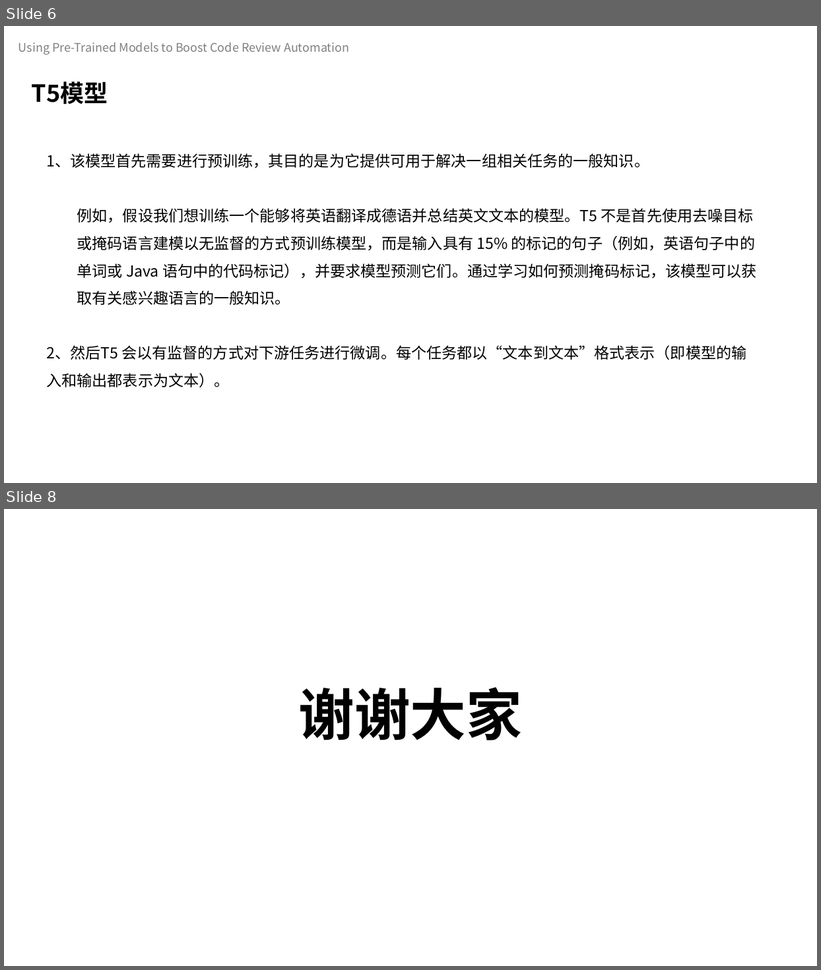
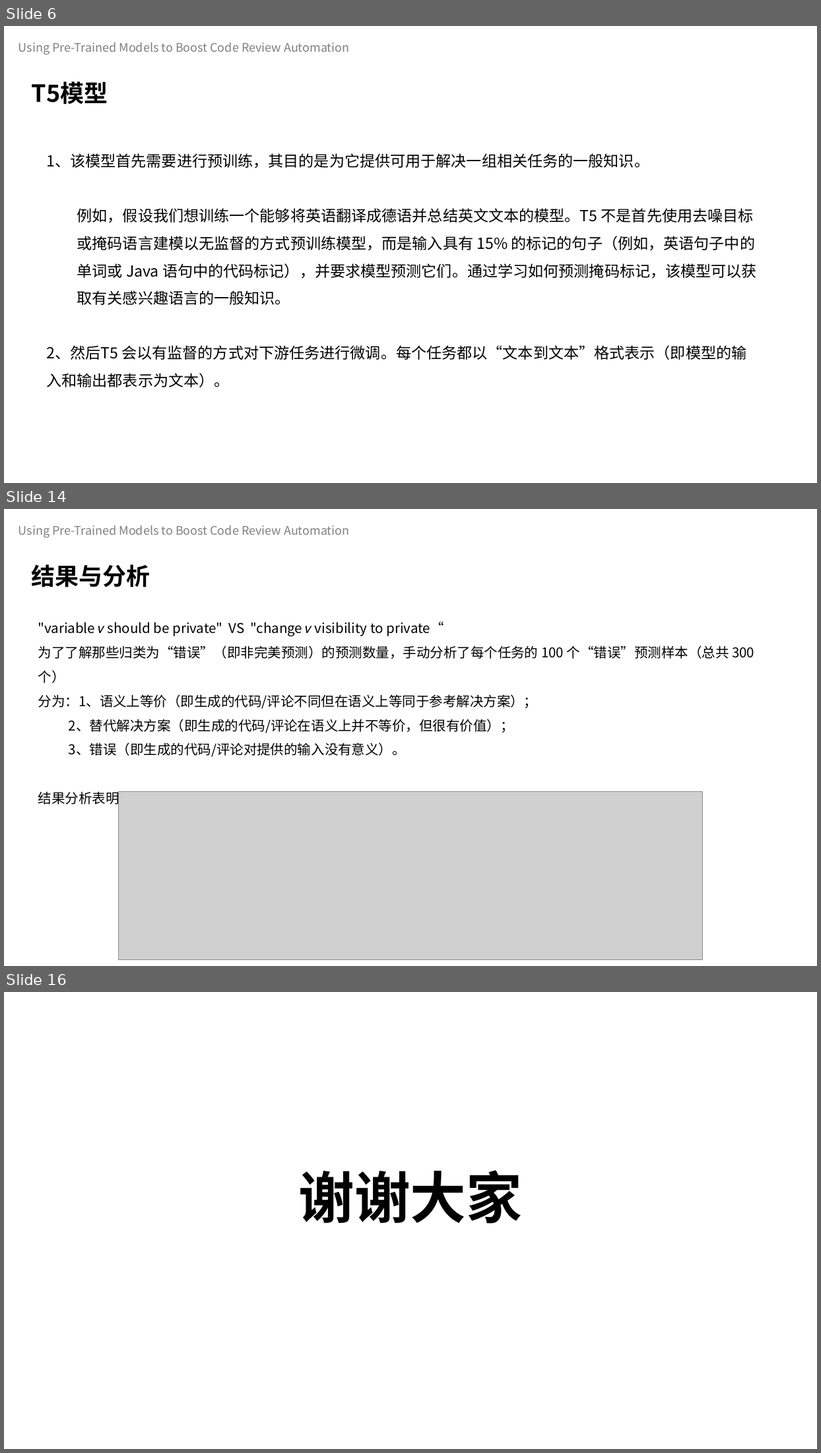
Before and after one commit to celeste-lingshi/Celeste, a slide deck: 汇报/软件测试展示_222126_项桂巳雨.pptx. Shown one above the other, each under a label of ours: slides 6 and 8 before the commit, slides 6, 14 and 16 after it; the slides between them are not shown. The pictures are 821x970 and 821x1453 pixels, drawn with LibreOffice and Linux fonts; fonts in the diff are those of the drawing; grey boxes stand for pictures. Boxes give left, top, right and bottom in pixels: in the first picture for what was removed or moved away, otherwise in the second. Text is boxed around its words. In the diff, an @@ line names an element or a change of style, - is before the commit and + after.

```diff
--- a/汇报/软件测试展示_222126_项桂巳雨.pptx
+++ b/汇报/软件测试展示_222126_项桂巳雨.pptx
@@ slide 14 added at (4,509,817,966), background #FFFFFF @@
@@ text added at (19,525,349,538), 14 pt, text #808080 @@
+Using Pre-Trained Models to Boost Code Review Automation
@@ text added at (32,564,150,588), 28 pt, text #000000, bold @@
+结果与分析
@@ text added at (38,622,754,807), 16 pt, text #000000 @@
+"variable 𝑣 should be private" VS "change 𝑣 visibility to private“
+为了了解那些归类为“错误”（即非完美预测）的预测数量，手动分析了每个任务的 100 个“错误”预测样本（总共 300 个）
+分为：1、语义上等价（即生成的代码/评论不同但在语义上等同于参考解决方案）；
+  2、替代解决方案（即生成的代码/评论在语义上并不等价，但很有价值）；
+  3、错误（即生成的代码/评论对提供的输入没有意义）。
+结果分析表明，完美预测确实代表了 T5 性能的下限，特别是对于涉及自然语言评论的两个任务。
@@ picture added at (119,792,703,960) @@
@@ what was slide 8 is now slide 16 @@
```
Also in this commit, not shown: 4 slides changed, 7 other slides added.
